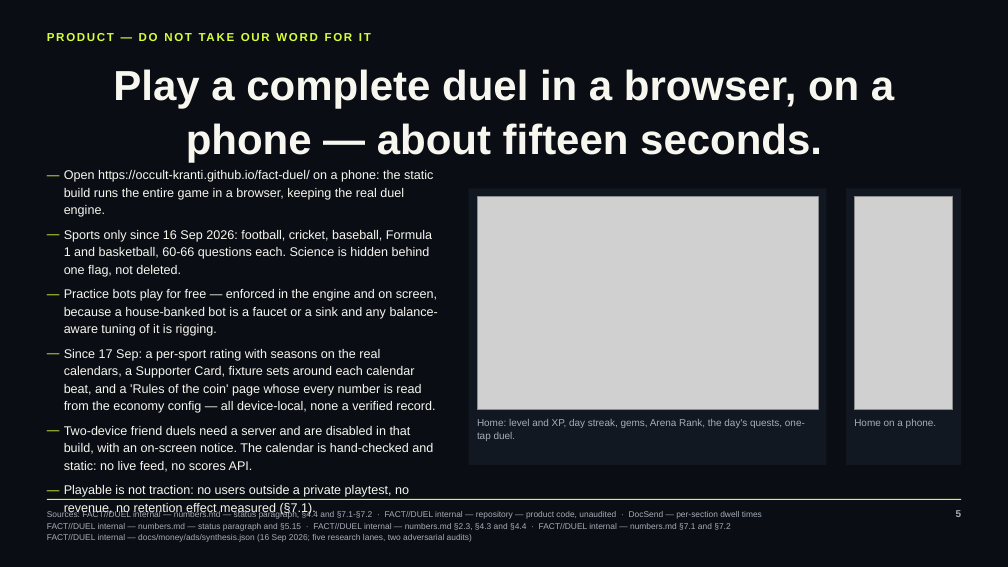
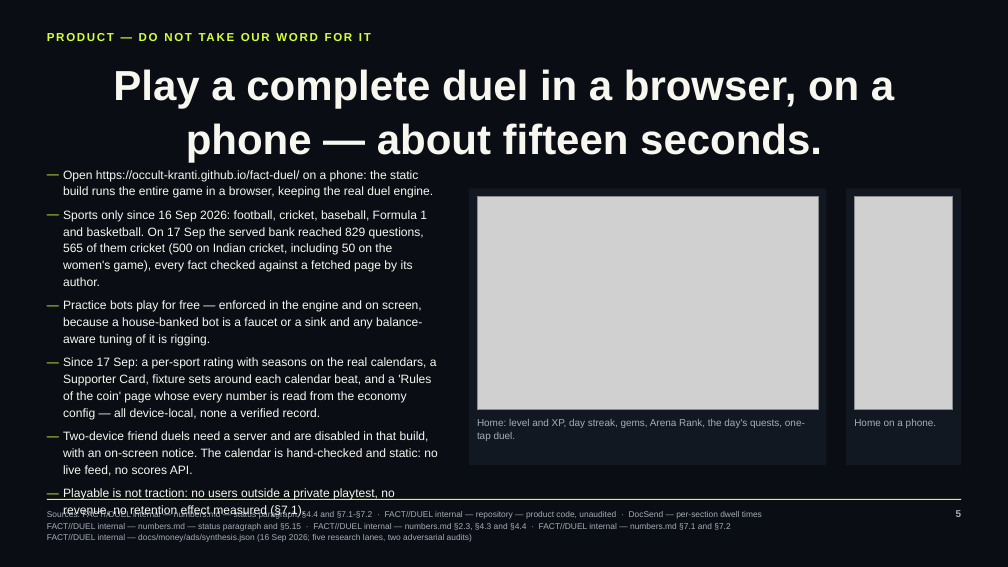
Before and after one commit to occult-kranti/fact-duel, a slide deck: slide 5 of public/product/investor/factduel-seed-deck.pptx. Drawn at 1008x567 pixels with LibreOffice and Linux fonts; fonts in the diff are those of the drawing; grey boxes stand for pictures. Boxes give left, top, right and bottom in pixels: in the first picture for what was removed or moved away, otherwise in the second. Text is boxed around its words. In the diff, an @@ line names an element or a change of style, - is before the commit and + after.

```diff
--- a/public/product/investor/factduel-seed-deck.pptx
+++ b/public/product/investor/factduel-seed-deck.pptx
@@ text at box(63, 170, 437, 500): size 12 to 11.5 pt in "Open https://occult-kranti.github.io/fact-duel/ on a phone:  ...", "Practice bots play for free — enforced ...", "Since 17 Sep: a per-sport rating with ...", "Two-device friend duels need a server and ..." and 1 more places; indent changed @@
@@ text at box(63, 210, 427, 286): text changed; size 12 to 11.5 pt @@
-— Sports only since 16 Sep 2026: football, cricket, baseball, Formula 1 and basketball, 60-66 questions each. Science is hidden behind one flag, not deleted.
+— Sports only since 16 Sep 2026: football, cricket, baseball, Formula 1 and basketball. On 17 Sep the served bank reached 829 questions, 565 of them cricket (500 on Indian cricket, including 50 on the women's game), every fact checked against a fetched page by its author.
```
Also in this commit, not shown: 5 other files.
